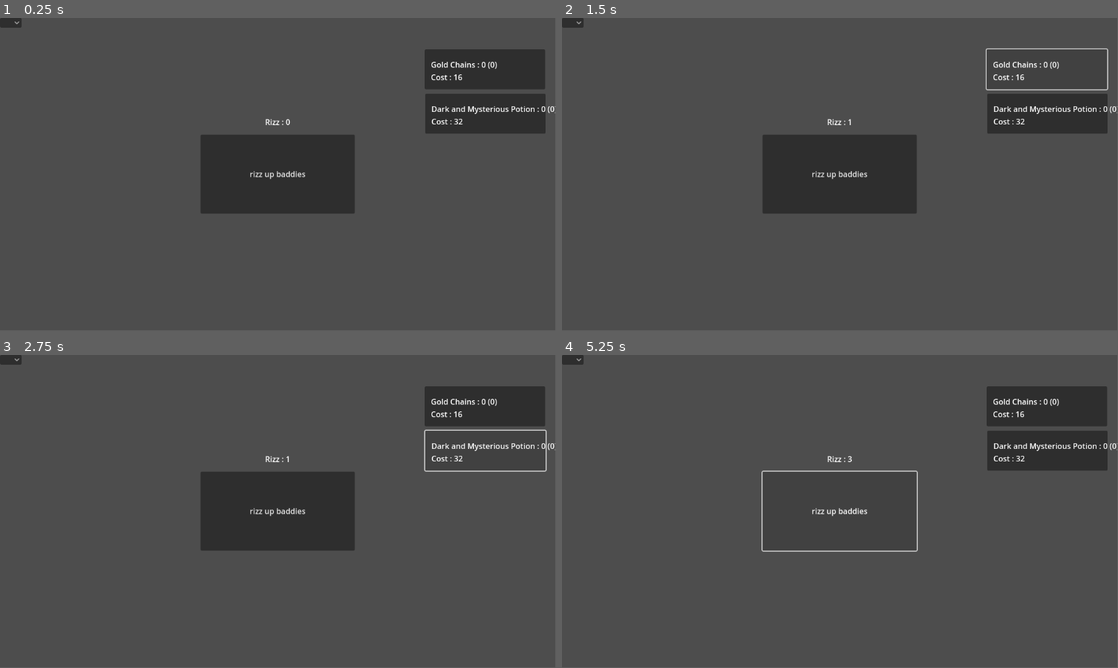
Above: before the commit, frames 1-4 (two rows, left to right).
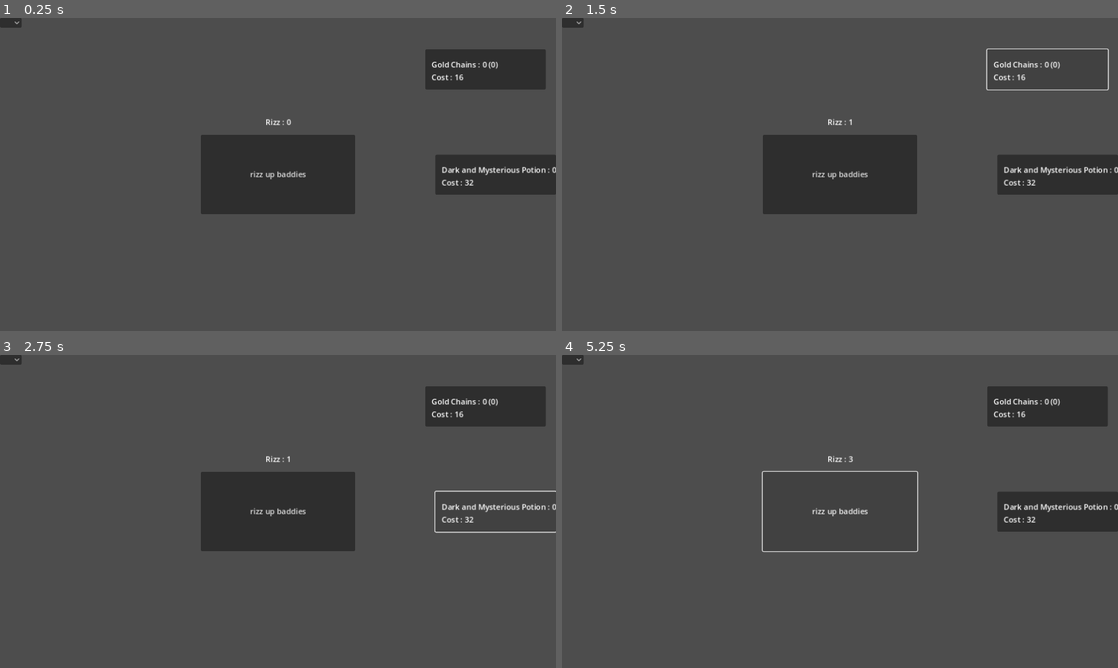
Above: after the commit, the same moments.

Repository: BlueDinoKing/sigmaclicker
Game: Godot game, scene res://scenes/clicker.tscn
Two runs of this game, one before a commit and one after it. Both use one fixed random seed, a clock stepped at 60 frames per second and the inputs below.
Inputs:
- Up to frame 1 (0.25 s): no input
- Up to frame 2 (1.5 s): click "rizz up baddies" at 0.5 s; click "Gold Chains : 0 (0) Cost : 16" at 1.25 s
- Up to frame 3 (2.75 s): click "Dark and Mysterious Potion : …" at 2 s
- Up to frame 4 (5.25 s): click "rizz up baddies" at 2.75 s; click "Gold Chains : 0 (0) Cost : 16" at 3.5 s; click "Dark and Mysterious Potion : …" at 4.25 s; click "rizz up baddies" at 5 s
The window is 799x449 before the commit and 800x450 after it. Grey fills any space a smaller window leaves; there, only what the larger window draws over its background counts as a difference.

The runs differ from the first frame. In frame 1, 5.7% of the frame differs, in the area x 45-100%, y 10-63%; in frame 2, 5.8%; in frame 3, 1.4%; in frame 4, 6.1%, in the area x 35-100%, y 10-64%.

Commit message:
fixed display i think

Diff:
--- a/project.godot
+++ b/project.godot
@@ -15,6 +15,10 @@
 config/features=PackedStringArray("4.3", "GL Compatibility")
 config/icon="res://icon.svg"
 
+[display]
+
+window/stretch/mode="canvas_items"
+
 [rendering]
 
 renderer/rendering_method="gl_compatibility"
--- a/scenes/clicker.tscn
+++ b/scenes/clicker.tscn
@@ -76,11 +76,17 @@
 
 [node name="dark and mysterious" type="Button" parent="."]
 custom_minimum_size = Vector2(150, 50)
-layout_mode = 0
-offset_left = 882.0
-offset_top = 157.0
-offset_right = 1132.0
-offset_bottom = 240.0
+layout_mode = 1
+anchors_preset = 6
+anchor_left = 1.0
+anchor_top = 0.5
+anchor_right = 1.0
+anchor_bottom = 0.5
+offset_left = -250.0
+offset_top = -41.5
+offset_bottom = 41.5
+grow_horizontal = 0
+grow_vertical = 2
 theme = SubResource("Theme_4dnqd")
 
 [node name="Label" type="Label" parent="dark and mysterious"]
